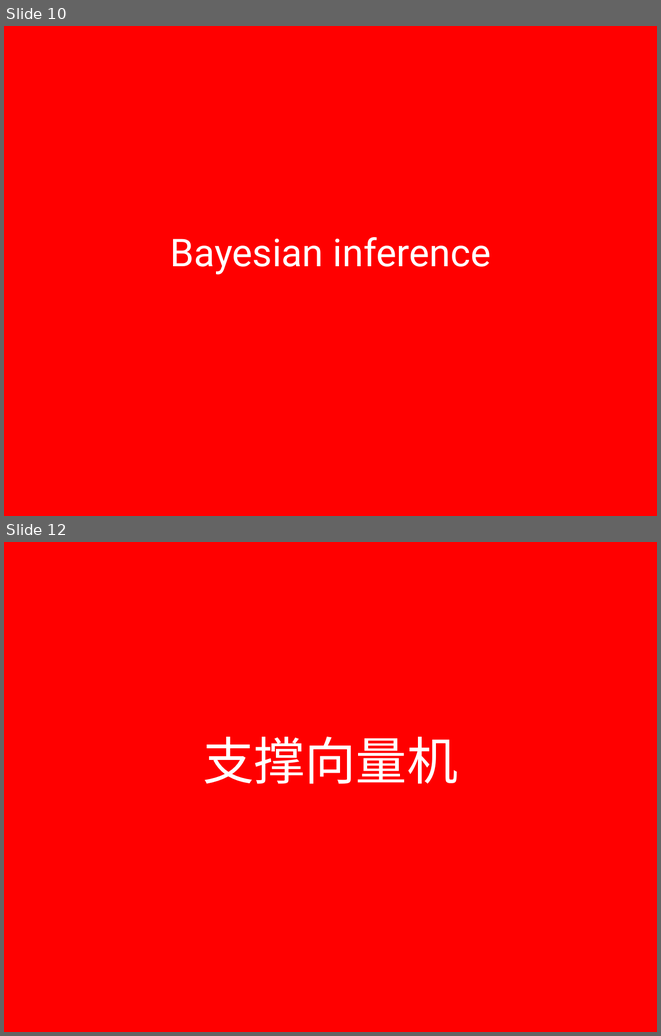
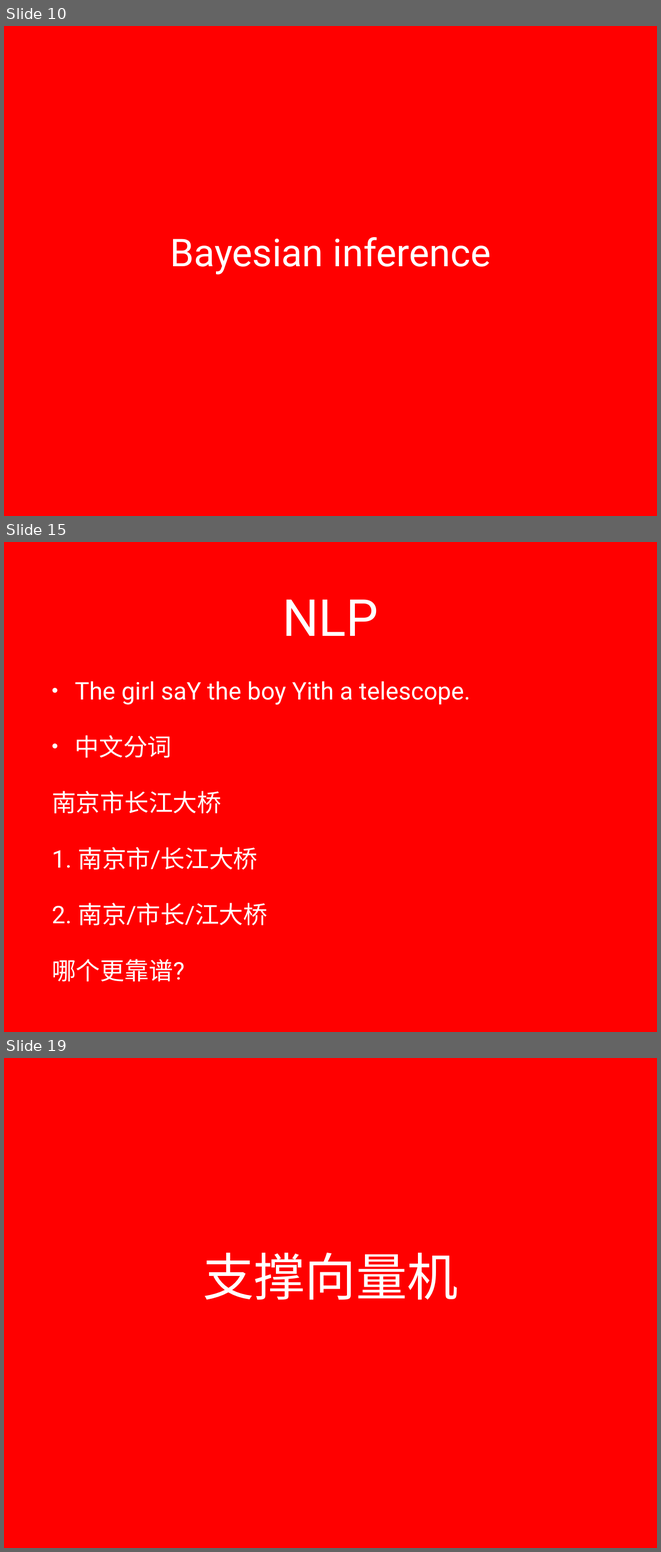
Before and after one commit to lizhanhui/ml, a slide deck: doc/presentation.pptx. Shown one above the other, each under a label of ours: slides 10 and 12 before the commit, slides 10, 15 and 19 after it; the slides between them are not shown. The pictures are 661x1036 and 661x1552 pixels, drawn with LibreOffice and Linux fonts; fonts in the diff are those of the drawing; background and template pictures are left out. Boxes give left, top, right and bottom in pixels: in the first picture for what was removed or moved away, otherwise in the second. Text is boxed around its words. In the diff, an @@ line names an element or a change of style, - is before the commit and + after.

```diff
--- a/doc/presentation.pptx
+++ b/doc/presentation.pptx
@@ slide 15 added at (4,542,657,1032), background picture (left out) @@
@@ title added at (282,599,378,636), 80 pt, text #FFFFFF @@
+NLP
@@ text added at (52,681,470,981), 38 pt, text #FFFFFF @@
+• The girl saY the boy Yith a telescope.
+• 中文分词
+南京市长江大桥
+1. 南京市/长江大桥
+2. 南京/市长/江大桥
+哪个更靠谱?
@@ what was slide 12 is now slide 19 @@
```
Also in this commit, not shown: 3 slides changed, 7 other slides added, 1 slide removed.
